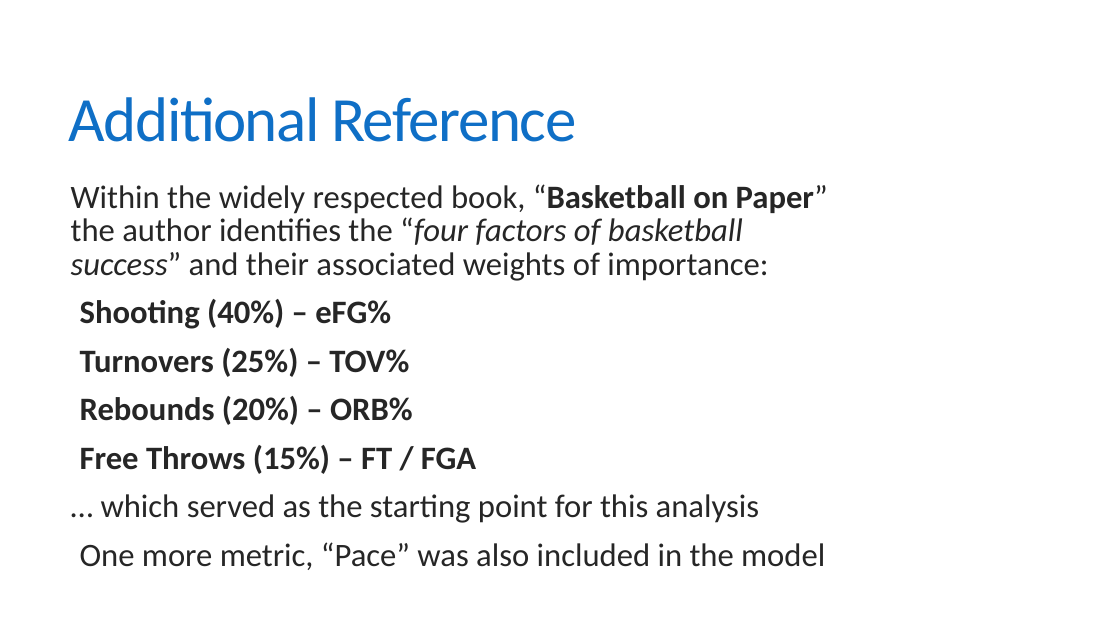
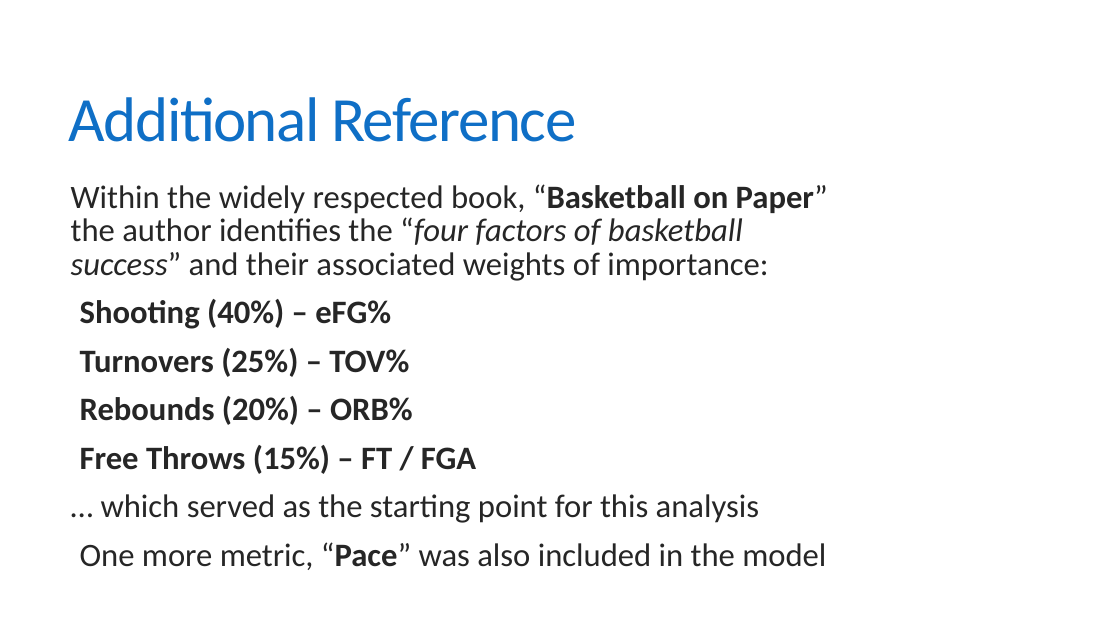
Before and after one commit to dlgoldman/DS-SF-30, a slide deck: slide 7 of final-project/3/Final_Project_3_David_Goldman.pptx. Drawn at 1120x630 pixels with LibreOffice and Linux fonts; fonts in the diff are those of the drawing. Boxes give left, top, right and bottom in pixels: in the first picture for what was removed or moved away, otherwise in the second. Text is boxed around its words. In the diff, an @@ line names an element or a change of style, - is before the commit and + after.

```diff
--- a/final-project/3/Final_Project_3_David_Goldman.pptx
+++ b/final-project/3/Final_Project_3_David_Goldman.pptx
@@ text at (x1=80, y1=542, x2=826, y2=570): bold on in "“Pace”" @@
```
Also in this commit, not shown: 3 other slides changed, 1 other file.
